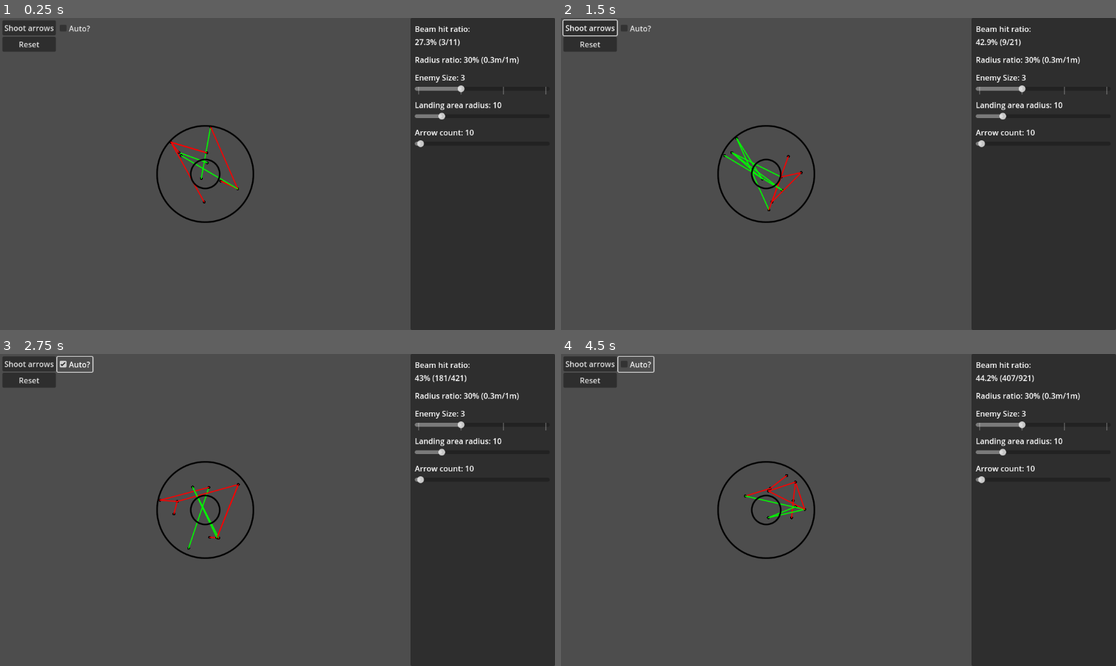
Above: before the commit, frames 1-4 (two rows, left to right).
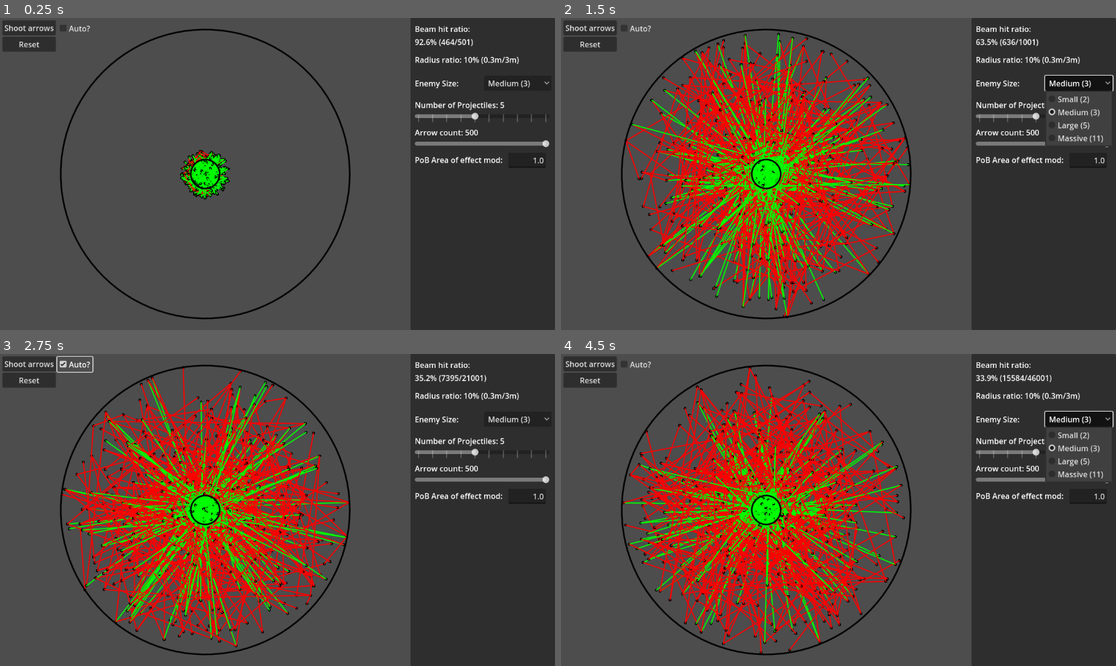
Above: after the commit, the same moments.

Repository: StillProphet/Storm-Rain-Simulator
Game: Godot game, scene res://main.tscn
The game is run twice, just before and just after one commit, with the same random seed, the same clock (stepped at 60 frames per second) and the same inputs.
Inputs (mouse positions are in pixels of both pictures, inside the frame that each line leads up to):
- Up to frame 1 (0.25 s): no input
- Up to frame 2 (1.5 s): click "Shoot arrows" at 0.5 s; click (1077, 83) at 1.25 s, where only the run after the commit has a clickable "Medium (3)"
- Up to frame 3 (2.75 s): click "Auto?" at 2 s
- Up to frame 4 (4.5 s): click "Shoot arrows" at 2.75 s; click "Auto?" at 3.5 s; click (1077, 419) at 4.25 s, where only the run after the commit has a clickable "Medium (3)"

The runs differ from the first frame. In frame 1, 3.8% of the frame differs, in the area x 10-99%, y 3-97%; in frame 2, 25%, in the area x 0-100%, y 0-97%; in frame 3, 24%; in frame 4, 24%.

Commit message:
v0.2
- automated landing area radius calculations
- changed arrow landing distribution to weight it towards the center

Diff:
--- a/main.gd
+++ b/main.gd
@@ -4,10 +4,13 @@
 var red = Color(1,0,0)
 var green = Color(0,1,0)
 var black = Color(0,0,0)
-var landingRadius = 100.0
-var enemySize = 50.0
+var projectiles = 5
+var landingRadius = 1
+var enemySizes = [2, 3, 5, 11]
+var enemySize = 3
 var beamWidth = 1
 var arrowCount = 10
+var areaMulti = 1
 
 var arrows : Array
 var closestPoint
@@ -18,23 +21,38 @@
 var overlap = 0.0
 var iterations : int = 0
 var auto = false
+var regex = RegEx.new()
+var text = ""
+var oldtext = ""
 
 
 func _ready():
+	regex.compile("^\\d*\\.?\\d*$")
+	areaMulti = float($Panel/Area2.get_text())
+
+	overlap = snapped(hits/beams, 0.001)
+	enemySize = enemySizes[$Panel/EnemySize2.selected] * 10.0
+	projectiles = $Panel/ProjectileNumber2.value
+	arrowCount = $Panel/ArrowCount2.value
+	$Panel/EnemySize2.selected = 1
+	$Panel/Area2.set_text("1.0")
+	landingRadius = snapped((0.5 + projectiles * 0.5 * sqrt(areaMulti)) * 100,0.1)
 	generateRandomPoints()
 
 
 func _physics_process(delta):
+	areaMulti = float($Panel/Area2.get_text())
+	landingRadius = snapped((0.5 + projectiles * 0.5 * sqrt(areaMulti)) * 100,0.1)
 	overlap = snapped(hits/beams, 0.001)
+	enemySize = enemySizes[$Panel/EnemySize2.selected] * 10.0
+	projectiles = $Panel/ProjectileNumber2.value
+	arrowCount = $Panel/ArrowCount2.value
 	$Panel/Overlap.set_text("Beam hit ratio: ")
 	$Panel/Overlap2.set_text(str(overlap*100) + "% (" + str(hits) + "/" + str(beams) + ")")
-	$Panel/RadiusRatio.set_text("Radius ratio: " + str(snapped(enemySize/landingRadius*100,0.1)) + "% (" + str(enemySize/100.0) + "m/" + str(landingRadius/100.0) + "m)")
-	$Panel/EnemySize.set_text("Enemy Size: " + str($Panel/EnemySizeSlider.value))
-	enemySize = $Panel/EnemySizeSlider.value * 10.0
-	$Panel/LandingRadius.set_text("Landing area radius: " + str($Panel/LandingRadius2.value))
-	landingRadius = $Panel/LandingRadius2.value * 10.0
+	$Panel/RadiusRatio.set_text("Radius ratio: " + str(snapped(enemySize/(landingRadius/100),0.1)) + "% (" + str(enemySize/100.0) + "m/" + str(landingRadius/100) + "m)")
+	$Panel/EnemySize.set_text("Enemy Size: ")
+	$Panel/ProjectileNumber.set_text("Number of Projectiles: " + str($Panel/ProjectileNumber2.value))
 	$Panel/ArrowCount.set_text("Arrow count: " + str(arrowCount))
-	arrowCount = $Panel/ArrowCount2.value
 	if auto:
 		generateRandomPoints()
 
@@ -87,7 +105,11 @@
 	arrows = []
 	var i = 0
 	while i < arrowCount:
-		var location = Vector2(center.x + randf_range(-landingRadius,landingRadius),center.y + randf_range(-landingRadius,landingRadius))
+		var dist = randf_range(0,landingRadius)
+		var rota = randf_range(0,2*PI)
+		var x = dist * cos(rota)
+		var y = dist * sin(rota)
+		var location = Vector2(center.x + x,center.y + y)
 		if location.distance_to(center) < landingRadius:
 			arrows.append(location)
 			i += 1
@@ -113,3 +135,14 @@
 		auto = true
 	else:
 		auto = false
+
+
+
+func _on_area_2_text_changed(new_text):
+	if regex.search(new_text):
+		text = new_text
+		oldtext = text
+	else:
+		text = oldtext
+	$Panel/Area2.set_text(text)
+	$Panel/Area2.set_caret_column(text.length())
--- a/main.tscn
+++ b/main.tscn
@@ -40,7 +40,7 @@
 offset_top = 11.0
 offset_right = 289.0
 offset_bottom = 34.0
-text = "Overlap header"
+text = "Beam overlap chance:"
 
 [node name="Overlap2" type="Label" parent="Panel"]
 layout_mode = 2
@@ -48,7 +48,7 @@
 offset_top = 38.0
 offset_right = 289.0
 offset_bottom = 61.0
-text = "Overlap value"
+text = "50% (6/12)"
 
 [node name="RadiusRatio" type="Label" parent="Panel"]
 layout_mode = 2
@@ -56,45 +56,50 @@
 offset_top = 75.0
 offset_right = 289.0
 offset_bottom = 98.0
-text = "Radius ratio"
+text = "Radius ratio: 0.5m/2.0m (25%)"
 
 [node name="EnemySize" type="Label" parent="Panel"]
 layout_mode = 2
 offset_left = 9.0
-offset_top = 112.0
+offset_top = 124.0
 offset_right = 289.0
-offset_bottom = 135.0
-text = "Enemy size header"
+offset_bottom = 147.0
+text = "Enemy size:"
 
-[node name="EnemySizeSlider" type="HSlider" parent="Panel"]
-layout_mode = 2
-offset_left = 9.0
-offset_top = 139.0
-offset_right = 289.0
-offset_bottom = 155.0
-min_value = 2.0
-max_value = 5.0
-value = 3.0
-tick_count = 4
-ticks_on_borders = true
+[node name="EnemySize2" type="OptionButton" parent="Panel"]
+layout_mode = 0
+offset_left = 153.0
+offset_top = 120.0
+offset_right = 293.0
+offset_bottom = 151.0
+item_count = 4
+popup/item_0/text = "Small (2)"
+popup/item_0/id = 0
+popup/item_1/text = "Medium (3)"
+popup/item_1/id = 1
+popup/item_2/text = "Large (5)"
+popup/item_2/id = 2
+popup/item_3/text = "Massive (11)"
+popup/item_3/id = 3
 
-[node name="LandingRadius" type="Label" parent="Panel"]
+[node name="ProjectileNumber" type="Label" parent="Panel"]
 layout_mode = 2
 offset_left = 9.0
 offset_top = 169.0
 offset_right = 289.0
 offset_bottom = 192.0
-text = "Landing area radius header"
+text = "Number of projectiles"
 
-[node name="LandingRadius2" type="HSlider" parent="Panel"]
+[node name="ProjectileNumber2" type="HSlider" parent="Panel"]
 layout_mode = 2
 offset_left = 9.0
 offset_top = 196.0
 offset_right = 289.0
 offset_bottom = 212.0
 min_value = 1.0
-max_value = 50.0
-value = 10.0
+max_value = 10.0
+value = 5.0
+tick_count = 10
 ticks_on_borders = true
 
 [node name="ArrowCount" type="Label" parent="Panel"]
@@ -113,8 +118,25 @@
 offset_bottom = 269.0
 min_value = 1.0
 max_value = 500.0
-value = 10.0
+value = 500.0
+
+[node name="Area" type="Label" parent="Panel"]
+layout_mode = 2
+offset_left = 9.0
+offset_top = 283.0
+offset_right = 197.0
+offset_bottom = 306.0
+text = "PoB Area of effect mod:"
+
+[node name="Area2" type="LineEdit" parent="Panel"]
+layout_mode = 0
+offset_left = 203.0
+offset_top = 280.0
+offset_right = 281.0
+offset_bottom = 311.0
+alignment = 2
 
 [connection signal="button_up" from="Button" to="." method="_on_button_button_up"]
 [connection signal="button_up" from="Reset" to="." method="_on_reset_button_up"]
 [connection signal="toggled" from="CheckBox" to="." method="_on_check_box_toggled"]
+[connection signal="text_changed" from="Panel/Area2" to="." method="_on_area_2_text_changed"]
Not shown, changed: Storm Rain Simulator.pck
Not shown, changed: Storm Rain Simulator.rar
